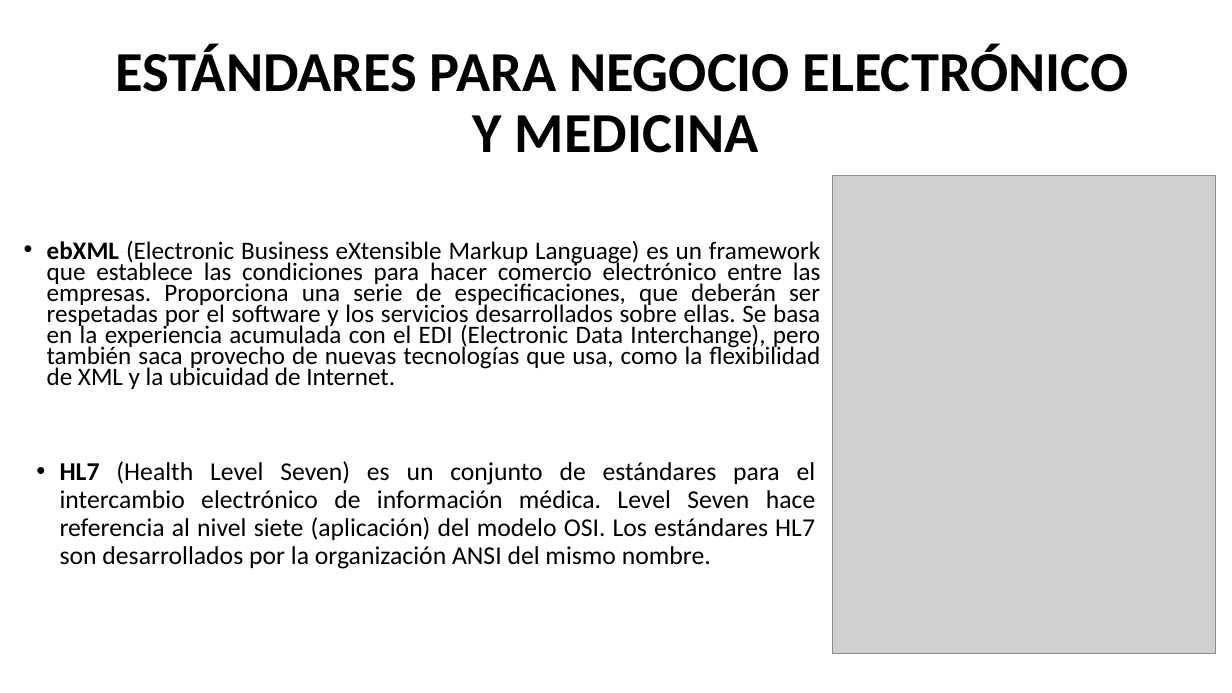
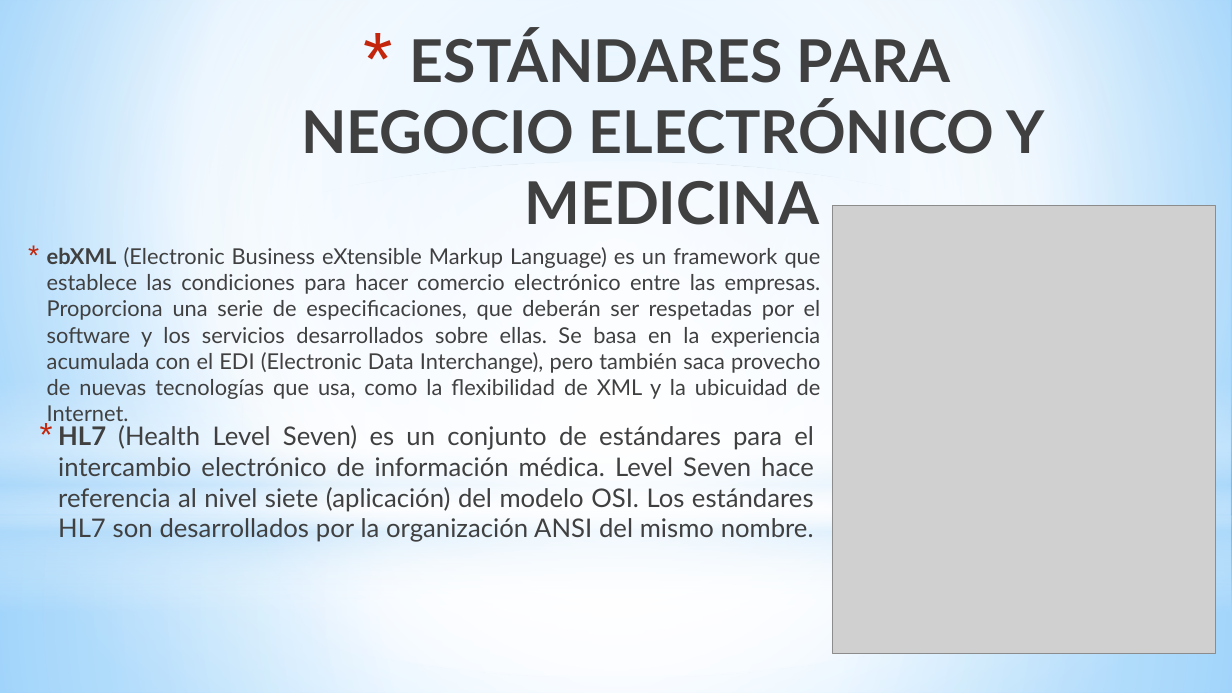
Before and after one commit to Mijaco/personal-files, a slide deck: slide 9 of INTERCAMBIO ELECTRONICO DE DATOS.pptx (slide 7 before the commit). Drawn at 1232x693 pixels with LibreOffice and Linux fonts; fonts in the diff are those of the drawing; grey boxes stand for pictures. Boxes give left, top, right and bottom in pixels: in the first picture for what was removed or moved away, otherwise in the second. Text is boxed around its words. In the diff, an @@ line names an element or a change of style, - is before the commit and + after.

```diff
--- a/INTERCAMBIO ELECTRONICO DE DATOS.pptx
+++ b/INTERCAMBIO ELECTRONICO DE DATOS.pptx
@@ background #FFFFFF to gradient #9ED5FF to #FFFFFF to #5BB9FF @@
@@ rectangle added at [0, 0, 1232, 516], fill gradient #FFFFFF to #B4DCFA @@
@@ title "ESTÁNDARES PARA NEGOCIO ELECTRÓNICO Y ...": place and size @@
-title "ESTÁNDARES PARA NEGOCIO ELECTRÓNICO Y ..." at [115, 44, 1128, 153]
+title "ESTÁNDARES PARA NEGOCIO ELECTRÓNICO Y ..." at [301, 32, 1044, 225]
@@ title "ESTÁNDARES PARA NEGOCIO ELECTRÓNICO Y ..." at [301, 32, 1044, 225]: size 44 to 46 pt, font Calibri to Lato, text colour #000000 to gradient #000000 to #404040 to #212745; bullet none to *; line spacing 0.9 to 1; vertical alignment middle to top @@
@@ ellipse added at [0, 162, 1232, 677], fill gradient #FFFFFF @@
@@ picture: place and size @@
-picture at [833, 176, 1215, 654]
+picture at [833, 206, 1215, 654]
@@ text "ebXML (Electronic Business eXtensible Markup ..." at [47, 247, 821, 426]: size 19.6 to 17.1 pt, font Calibri to Lato, text colour #000000 to #404040; bullet • to *; line spacing 0.7 to 1; less space between paragraphs @@
@@ rectangle added at [0, 381, 1232, 612], fill gradient #FFFFFF to #B4DCFA @@
@@ text "HL7 (Health Level Seven) es ...": place and size @@
-text "HL7 (Health Level Seven) es ..." at [60, 461, 816, 569]
+text "HL7 (Health Level Seven) es ..." at [58, 425, 814, 542]
@@ text "HL7 (Health Level Seven) es ..." at [58, 425, 814, 542]: font Calibri to Lato, text colour #000000 to #404040; bullet • to *; line spacing 0.9 to 1; less space between paragraphs @@
@@ rectangle added at [0, 516, 1232, 693], fill gradient #FFFFFF to #B4DCFA @@
```
Also in this commit, not shown: 7 other slides changed, 3 slides added, 3 slides removed.
